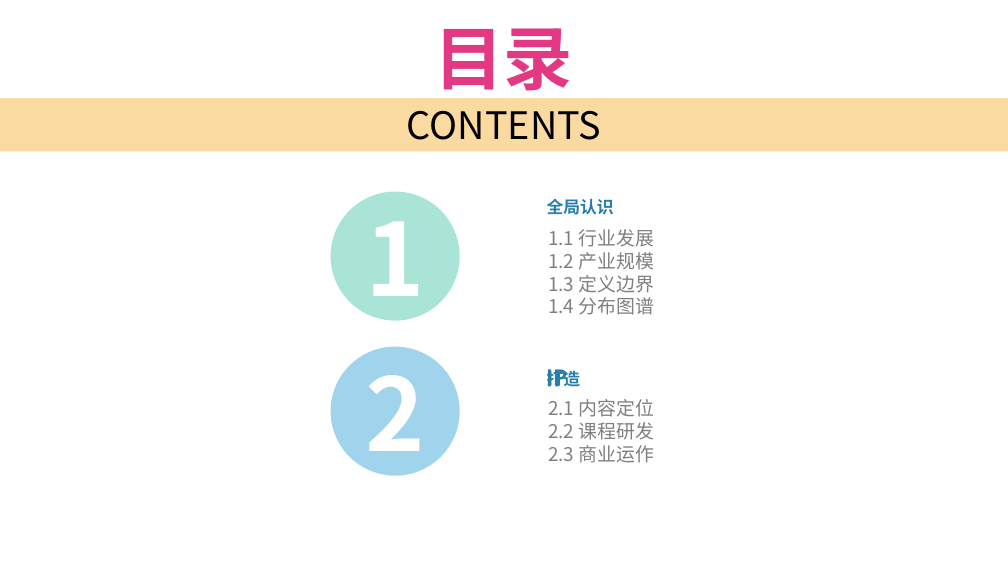
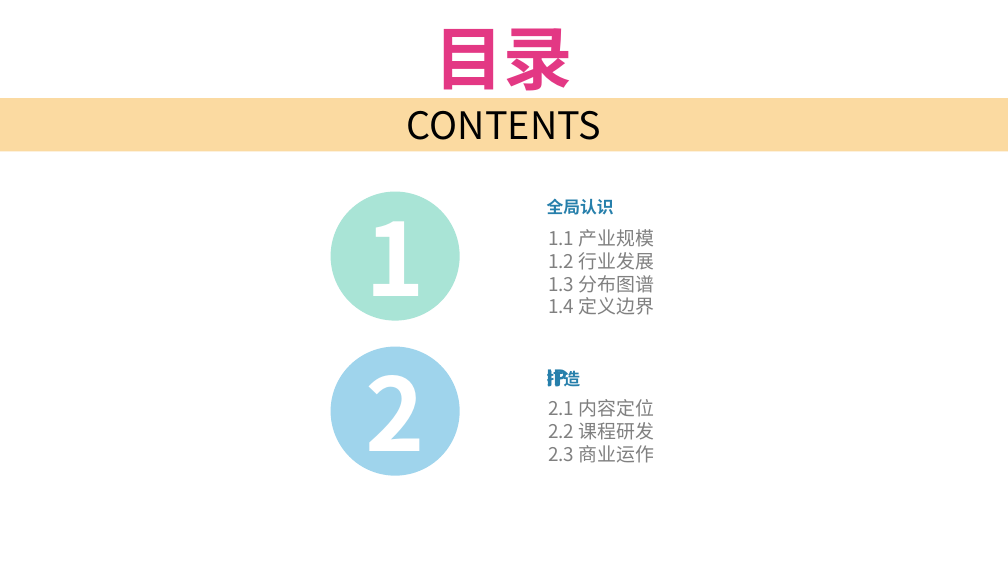
Before and after one commit to izhouping/KPA, a slide deck: slide 2 of 项目演示.pptx. Drawn at 1008x567 pixels with LibreOffice and Linux fonts; fonts in the diff are those of the drawing. Boxes give left, top, right and bottom in pixels: in the first picture for what was removed or moved away, otherwise in the second. Text is boxed around its words. In the diff, an @@ line names an element or a change of style, - is before the commit and + after.

```diff
--- a/项目演示.pptx
+++ b/项目演示.pptx
@@ text at (548, 229, 655, 315): text changed @@
-1.1 行业发展
-1.2 产业规模
-1.3 定义边界
-1.4 分布图谱
+1.1 产业规模
+1.2 行业发展
+1.3 分布图谱
+1.4 定义边界
```
Also in this commit, not shown: 17 other slides changed, 4 slides added, 1 slide removed, 1 other file.
